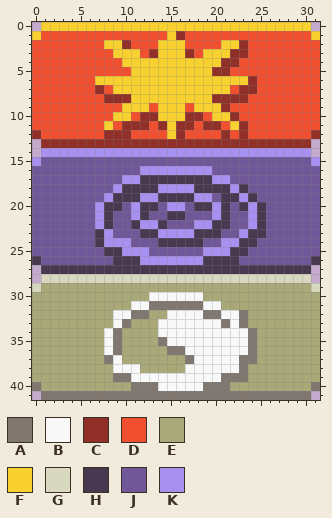
Edited in one commit: pixel-art sprite (Graphics/Pictures/category.png). That is the earlier state.
The file is 64x84 pixels, drawn in blocks of 2x2; one block is one cell here. Colours within 5 levels of each other are drawn and written as one.
Palette (. is transparent): A #807870  B #f8f8f8  C #903028  D #f05030  E #a8a878  F #f8d030  G #d8d8c0  H #483850  J #705898  K #a890f0
New version:
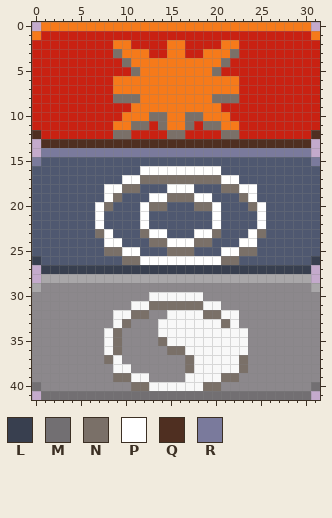
Colours new in this view: L #383f4f  M #726f72  N #7a7068  P #ffffff  Q #4f2f21  R #7a7a9c
The exact change:
@@ palette @@
-D #f05030
+D #c92112
-E #a8a878
+E #8c888c
-F #f8d030
+F #f67a1a
-G #d8d8c0
+G #a9a7a9
-J #705898
+J #4f5870
@@ x 0..31 @@
  0 .FFFFFFFFFFFFFFFFFFFFFFFFFFFFFF.
- 1 FDDDDDDDDDDDDDDFCDDDDDDDDDDDDDDF
- 2 DDDDDDDDFFCDDDFFFDDDDFFCDDDDDDDD
- 3 DDDDDDDDDFFFDCFFFCDFFFCCDDDDDDDD
- 4 DDDDDDDDDDFFFFFFFFFFFCCDDDDDDDDD
- 5 DDDDDDDDDDDFFFFFFFFFCCDDDDDDDDDD
- 6 DDDDDDDFFFFFFFFFFFFFFFFFCDDDDDDD
- 7 DDDDDDDCDFFFFFFFFFFFFFDCCDDDDDDD
- 8 DDDDDDDDCCCFFFFFFFFFCCCCDDDDDDDD
- 9 DDDDDDDDDDFFFDFFFDFFFCDDDDDDDDDD
-10 DDDDDDDDDFFDCCFFFCCDFFCDDDDDDDDD
-11 DDDDDDDDFDCCCDCFCCDCCDFCDDDDDDDD
-12 CDDDDDDDCCCDDDDFCDDDDCDCDDDDDDDC
-13 .CCCCCCCCCCCCCCCCCCCCCCCCCCCCCC.
-14 .KKKKKKKKKKKKKKKKKKKKKKKKKKKKKK.
-15 KJJJJJJJJJJJJJJJJJJJJJJJJJJJJJJK
-16 JJJJJJJJJJJJKKKKKKKKJJJJJJJJJJJJ
-17 JJJJJJJJJJKKHHHHHHHHKKJJJJJJJJJJ
-18 JJJJJJJJJKHHHHKKKKHHHHKHJJJJJJJJ
-19 JJJJJJJJKHHHKKHHHHKKJHHKHJJJJJJJ
-20 JJJJJJJKHHJKHHJKKJHHKHJHKHJJJJJJ
-21 JJJJJJJKHJJKHJJHHJJJKHJJKHJJJJJJ
-22 JJJJJJJKHJJHKKHJJJKKHHJJKHJJJJJJ
-23 JJJJJJJHKJJJHHKKKKHHHJJKHHJJJJJJ
-24 JJJJJJJHKKKJJJHHHHHJJKKHHJJJJJJJ
-25 JJJJJJJJHHKKKJJJJJJKKKHHJJJJJJJJ
-26 HJJJJJJJJHHHKKKKKKKHHHHJJJJJJJJH
-27 .HHHHHHHHHHHHHHHHHHHHHHHHHHHHHH.
+ 1 FDDDDDDDDDDDDDDDDDDDDDDDDDDDDDDF
+ 2 DDDDDDDDDFFDDDDFFDDDDFFDDDDDDDDD
+ 3 DDDDDDDDDNFFFDDFFDDFFFNDDDDDDDDD
+ 4 DDDDDDDDDDNFFFFFFFFFFNDDDDDDDDDD
+ 5 DDDDDDDDDDDNFFFFFFFFNDDDDDDDDDDD
+ 6 DDDDDDDDDFFFFFFFFFFFFFFDDDDDDDDD
+ 7 DDDDDDDDDFFFFFFFFFFFFFFDDDDDDDDD
+ 8 DDDDDDDDDNNNFFFFFFFFNNNDDDDDDDDD
+ 9 DDDDDDDDDDDFFFFFFFFFFDDDDDDDDDDD
+10 DDDDDDDDDDFFFNNFFNNFFFDDDDDDDDDD
+11 DDDDDDDDDFFNNDNFFNDNNFFDDDDDDDDD
+12 QDDDDDDDDNNDDDDNNDDDDNNDDDDDDDDQ
+13 .QQQQQQQQQQQQQQQQQQQQQQQQQQQQQQ.
+14 .RRRRRRRRRRRRRRRRRRRRRRRRRRRRRR.
+15 RJJJJJJJJJJJJJJJJJJJJJJJJJJJJJJR
+16 JJJJJJJJJJJJPPPPPPPPPJJJJJJJJJJJ
+17 JJJJJJJJJJPPNNNNNNNNNPPJJJJJJJJJ
+18 JJJJJJJJPPNNJJJPPPJJJNNPPJJJJJJJ
+19 JJJJJJJJPNJJJPPNNNPPJJJNPJJJJJJJ
+20 JJJJJJJPNJJJPNNJJJNNPJJJNPJJJJJJ
+21 JJJJJJJPJJJJPJJJJJJJPJJJJPJJJJJJ
+22 JJJJJJJPJJJJPJJJJJJJPJJJJPJJJJJJ
+23 JJJJJJJNPJJJNPPJJJPPNJJJPNJJJJJJ
+24 JJJJJJJJPPJJJNNPPPNNJJJPPJJJJJJJ
+25 JJJJJJJJNNPPJJJNNNJJJPPNNJJJJJJJ
+26 LJJJJJJJJJNNPPPPPPPPPNNJJJJJJJJL
+27 .LLLLLLLLLLLLLLLLLLLLLLLLLLLLLL.
 28 .GGGGGGGGGGGGGGGGGGGGGGGGGGGGGG.
@@ x 0..31 @@
 30 EEEEEEEEEEEEEBBBBBBEEEEEEEEEEEEE
-31 EEEEEEEEEEEBBAAAAAABBEEEEEEEEEEE
-32 EEEEEEEEEBBAAEEBBBBAABBAEEEEEEEE
-33 EEEEEEEEEBAEEEBBBBBBBABAEEEEEEEE
-34 EEEEEEEEBAEEEEBBBBBBBBBBAEEEEEEE
-35 EEEEEEEEBAEEEEABBBBBBBBBAEEEEEEE
-36 EEEEEEEEBAEEEEEAABBBBBBBAEEEEEEE
-37 EEEEEEEEABEEEEEEEABBBBBAAEEEEEEE
-38 EEEEEEEEEBBBEEEEEBBBBBBAEEEEEEEE
-39 EEEEEEEEEAABBBBBBBBBBAAAEEEEEEEE
-40 AEEEEEEEEEEAAABBBBBAAAEEEEEEEEEA
-41 .AAAAAAAAAAAAAAAAAAAAAAAAAAAAAA.
+31 EEEEEEEEEEEBBNNNNNNBBEEEEEEEEEEE
+32 EEEEEEEEEBBNNEEBBBBNNBBEEEEEEEEE
+33 EEEEEEEEEBNEEEBBBBBBBNBEEEEEEEEE
+34 EEEEEEEEBNEEEEBBBBBBBBBBEEEEEEEE
+35 EEEEEEEEBNEEEENBBBBBBBBBEEEEEEEE
+36 EEEEEEEEBNEEEEENNBBBBBBBEEEEEEEE
+37 EEEEEEEENBEEEEEEENBBBBBNEEEEEEEE
+38 EEEEEEEEEBBEEEEEENBBBBBNEEEEEEEE
+39 EEEEEEEEENNBBEEEEBBBBNNEEEEEEEEE
+40 MEEEEEEEEEENNBBBBBBNNEEEEEEEEEEM
+41 .MMMMMMMMMMMMMMMMMMMMMMMMMMMMMM.
Pixel boxes of the changes (left, top, right, bottom) in both pictures:
changed: (32, 22, 320, 400)
